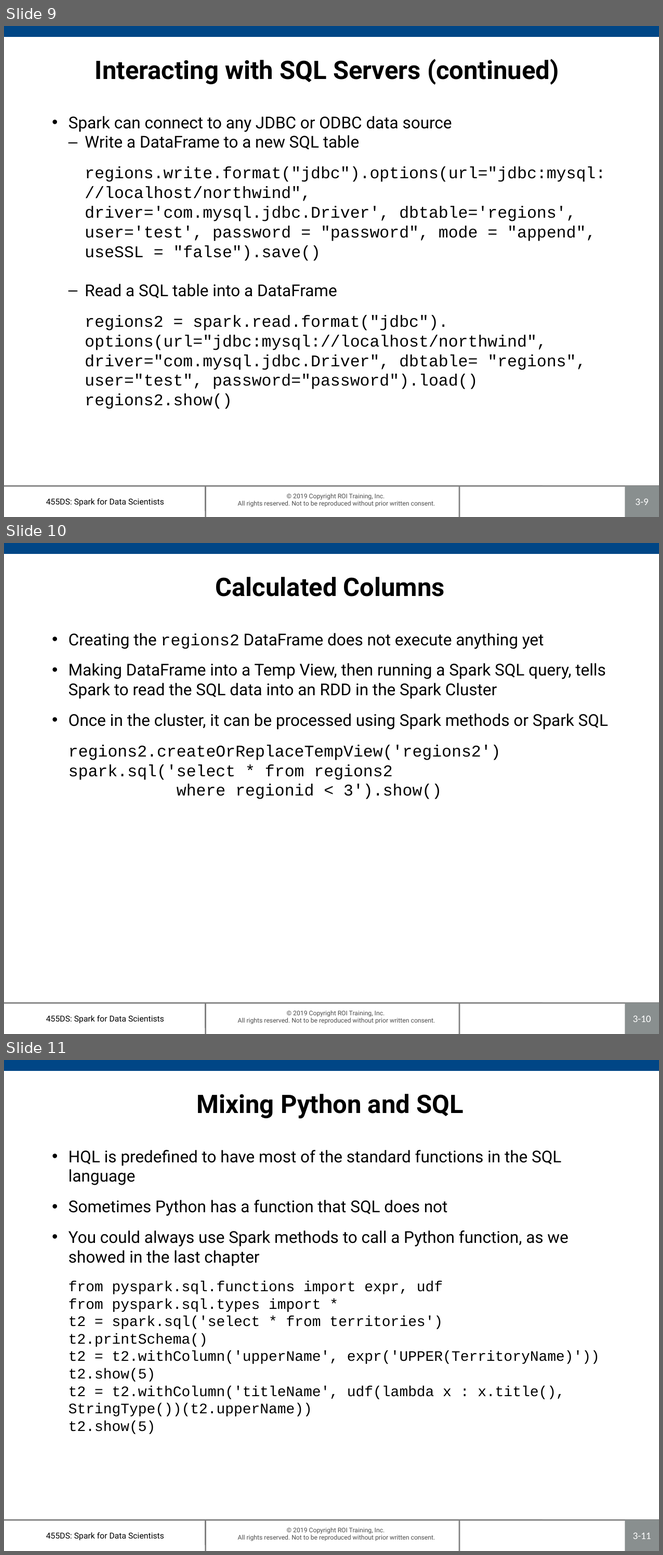
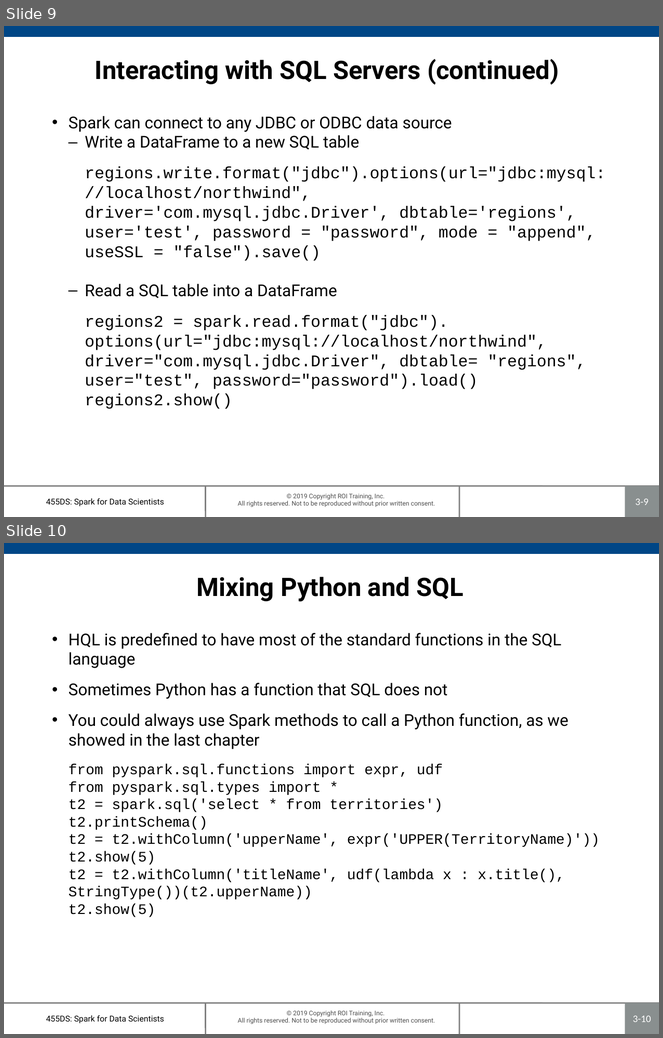
Before and after one commit to roitraining/SparkforDataScientists, a slide deck: 455DS-Ch03_SparkSQL.pptx. Shown one above the other, each under a label of ours: slides 9, 10 and 11 before the commit, slides 9 and 10 after it. The pictures are 663x1555 and 663x1038 pixels, drawn with LibreOffice and Linux fonts; fonts in the diff are those of the drawing; background and template pictures are left out. Boxes give left, top, right and bottom in pixels: in the first picture for what was removed or moved away, otherwise in the second. Text is boxed around its words. In the diff, an @@ line names an element or a change of style, - is before the commit and + after.

```diff
--- a/455DS-Ch03_SparkSQL.pptx
+++ b/455DS-Ch03_SparkSQL.pptx
@@ slide 10 removed at [4,543,659,1034], background #FFFFFF; not listed: 7 template elements that a slide beside it also shows @@
@@ title removed at [216,577,445,597] @@
-Calculated Columns
@@ text removed at [68,633,608,799] @@
-• Creating the regions2 DataFrame does not execute anything yet
-• Making DataFrame into a Temp View, then running a Spark SQL query, tells Spark to read the SQL data into an RDD in the Spark Cluster
-• Once in the cluster, it can be processed using Spark methods or Spark SQL
-regions2.createOrReplaceTempView('regions2')
-spark.sql('select * from regions2
-where regionid < 3').show()
@@ what was slide 11 is now slide 10 @@
@@ page number at [633,1016,651,1022]: text changed @@
-3-11
+3-10
```
Also in this commit, not shown: 1 slide changed, 10 other files.
